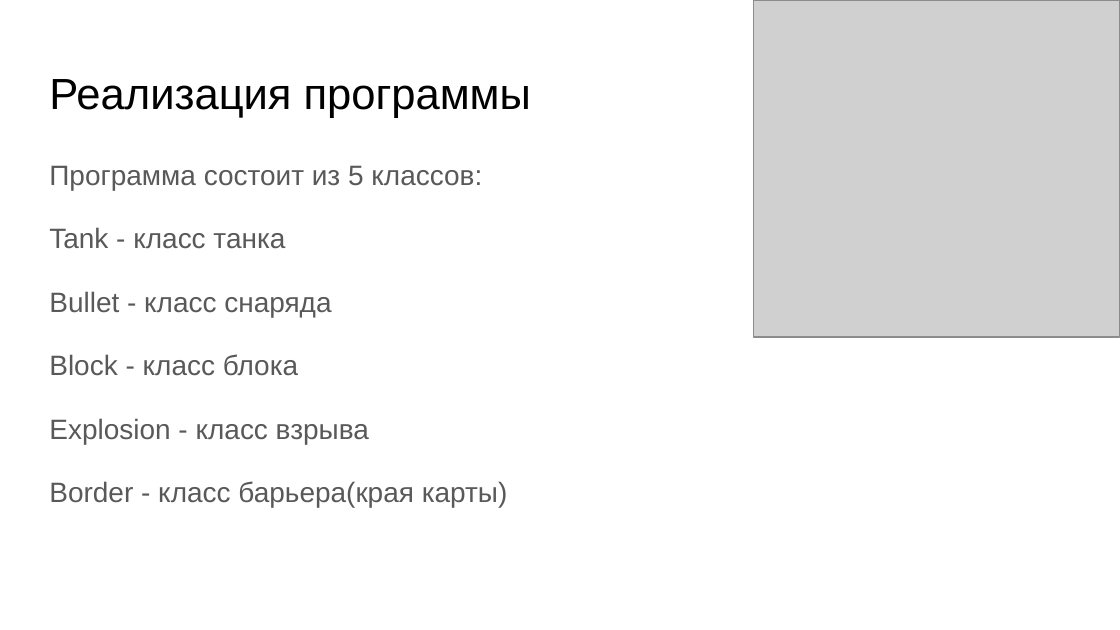
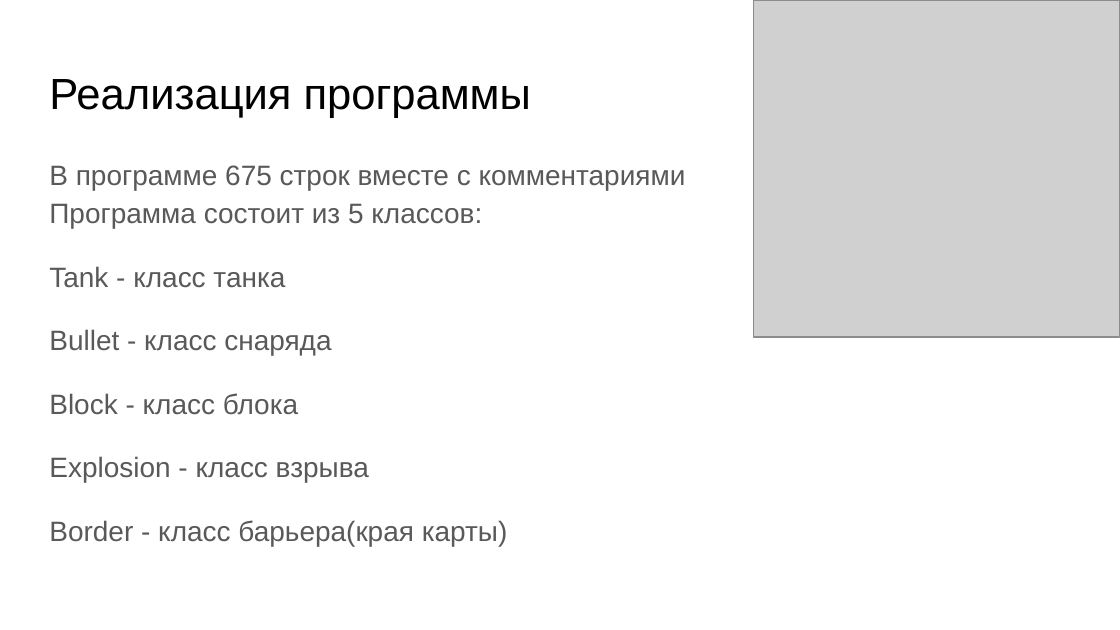
Before and after one commit to az1k-dev/SquareTanks, a slide deck: slide 5 of Презентация.pptx. Drawn at 1120x630 pixels with LibreOffice and Linux fonts; fonts in the diff are those of the drawing; grey boxes stand for pictures. Boxes give left, top, right and bottom in pixels: in the first picture for what was removed or moved away, otherwise in the second. Text is boxed around its words. In the diff, an @@ line names an element or a change of style, - is before the commit and + after.

```diff
--- a/Презентация.pptx
+++ b/Презентация.pptx
@@ text at bbox=[49, 165, 686, 190]: paragraph added @@
+В программе 675 строк вместе с комментариями
```
Also in this commit, not shown: 1 other file.
